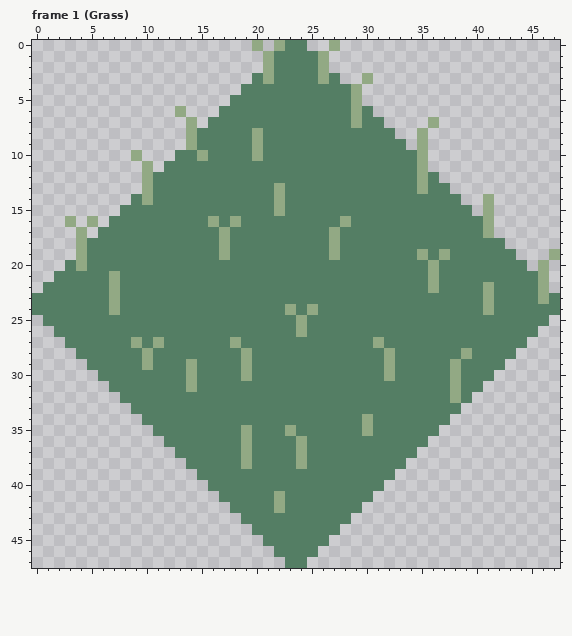
Two versions of one pixel-art file, resources/asesprite/Tiles2.aseprite. Above, as it was before the edit.
48x48 pixels, 20 frames. Colours within 5 levels of each other are drawn and written as one. Shown: frame 1 (Grass). The commit also changed other frames, which this record leaves out.
After the commit:
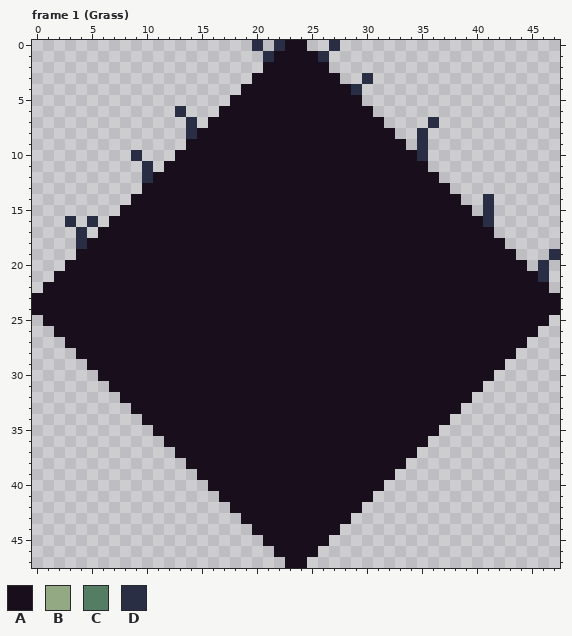
Palette (. is transparent): A #190f1c  B #92a984  C #547e64  D #2a2e45
The exact change:
layer "2" now shown
layer "3" now shown
layer "4" now shown
layer "5" now shown
Changed rows in their new state; - is an unchanged pixel.
Frame 1 (Grass), layers "5", "4":
first column x 0:
 0 --------------------D-DAA--D--------------------
 1 ---------------------DAAAAD---------------------
 2 ---------------------AAAAAA---------------------
 3 --------------------AAAAAAAA--D-----------------
 4 -------------------AAAAAAAAAAD------------------
 5 ------------------AAAAAAAAAAAA------------------
 6 -------------D---AAAAAAAAAAAAAA-----------------
 7 --------------D-AAAAAAAAAAAAAAAA----D-----------
 8 --------------DAAAAAAAAAAAAAAAAAA--D------------
 9 --------------AAAAAAAAAAAAAAAAAAAA-D------------
10 ---------D---AAAAAAAAAAAAAAAAAAAAAAD------------
11 ----------D-AAAAAAAAAAAAAAAAAAAAAAAA------------
12 ----------DAAAAAAAAAAAAAAAAAAAAAAAAAA-----------
13 ----------AAAAAAAAAAAAAAAAAAAAAAAAAAAA----------
14 ---------AAAAAAAAAAAAAAAAAAAAAAAAAAAAAA--D------
15 --------AAAAAAAAAAAAAAAAAAAAAAAAAAAAAAAA-D------
16 ---D-D-AAAAAAAAAAAAAAAAAAAAAAAAAAAAAAAAAAD------
17 ----D-AAAAAAAAAAAAAAAAAAAAAAAAAAAAAAAAAAAA------
18 ----DAAAAAAAAAAAAAAAAAAAAAAAAAAAAAAAAAAAAAA-----
19 ----AAAAAAAAAAAAAAAAAAAAAAAAAAAAAAAAAAAAAAAA---D
20 ---AAAAAAAAAAAAAAAAAAAAAAAAAAAAAAAAAAAAAAAAAA-D-
21 --AAAAAAAAAAAAAAAAAAAAAAAAAAAAAAAAAAAAAAAAAAAAD-
22 -AAAAAAAAAAAAAAAAAAAAAAAAAAAAAAAAAAAAAAAAAAAAAA-
23 AAAAAAAAAAAAAAAAAAAAAAAAAAAAAAAAAAAAAAAAAAAAAAAA
24 AAAAAAAAAAAAAAAAAAAAAAAAAAAAAAAAAAAAAAAAAAAAAAAA
25 -AAAAAAAAAAAAAAAAAAAAAAAAAAAAAAAAAAAAAAAAAAAAAA-
26 --AAAAAAAAAAAAAAAAAAAAAAAAAAAAAAAAAAAAAAAAAAAA--
27 ---AAAAAAAAAAAAAAAAAAAAAAAAAAAAAAAAAAAAAAAAAA---
28 ----AAAAAAAAAAAAAAAAAAAAAAAAAAAAAAAAAAAAAAAA----
29 -----AAAAAAAAAAAAAAAAAAAAAAAAAAAAAAAAAAAAAA-----
30 ------AAAAAAAAAAAAAAAAAAAAAAAAAAAAAAAAAAAA------
31 -------AAAAAAAAAAAAAAAAAAAAAAAAAAAAAAAAAA-------
32 --------AAAAAAAAAAAAAAAAAAAAAAAAAAAAAAAA--------
33 ---------AAAAAAAAAAAAAAAAAAAAAAAAAAAAAA---------
34 ----------AAAAAAAAAAAAAAAAAAAAAAAAAAAA----------
35 -----------AAAAAAAAAAAAAAAAAAAAAAAAAA-----------
36 ------------AAAAAAAAAAAAAAAAAAAAAAAA------------
37 -------------AAAAAAAAAAAAAAAAAAAAAA-------------
38 --------------AAAAAAAAAAAAAAAAAAAA--------------
39 ---------------AAAAAAAAAAAAAAAAAA---------------
40 ----------------AAAAAAAAAAAAAAAA----------------
41 -----------------AAAAAAAAAAAAAA-----------------
42 ------------------AAAAAAAAAAAA------------------
43 -------------------AAAAAAAAAA-------------------
44 --------------------AAAAAAAA--------------------
45 ---------------------AAAAAA---------------------
46 ----------------------AAAA----------------------
47 -----------------------AA-----------------------
